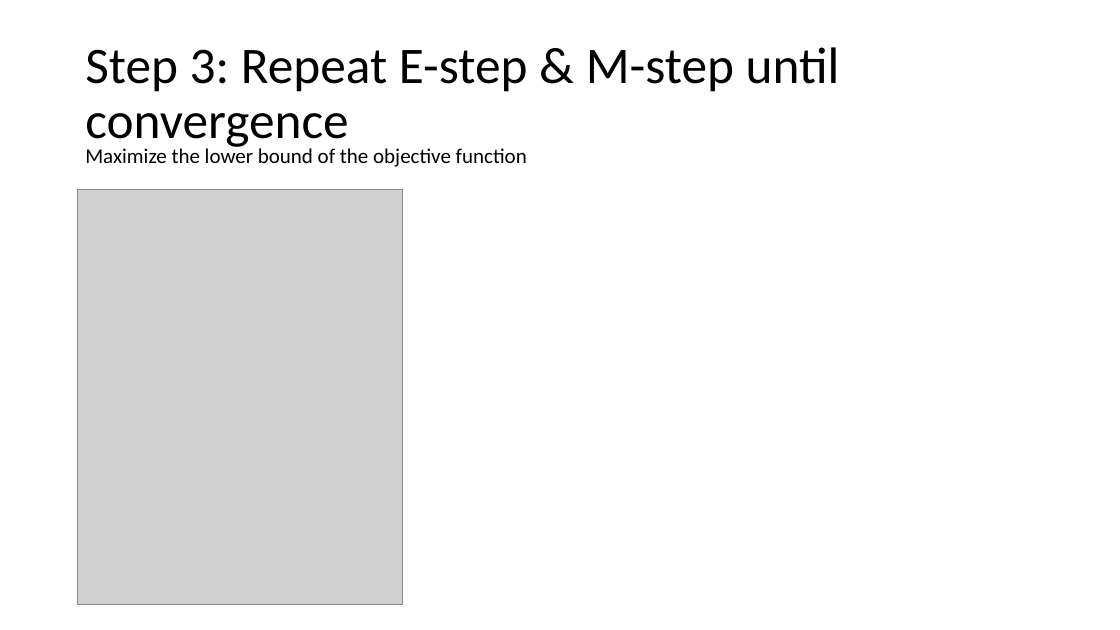
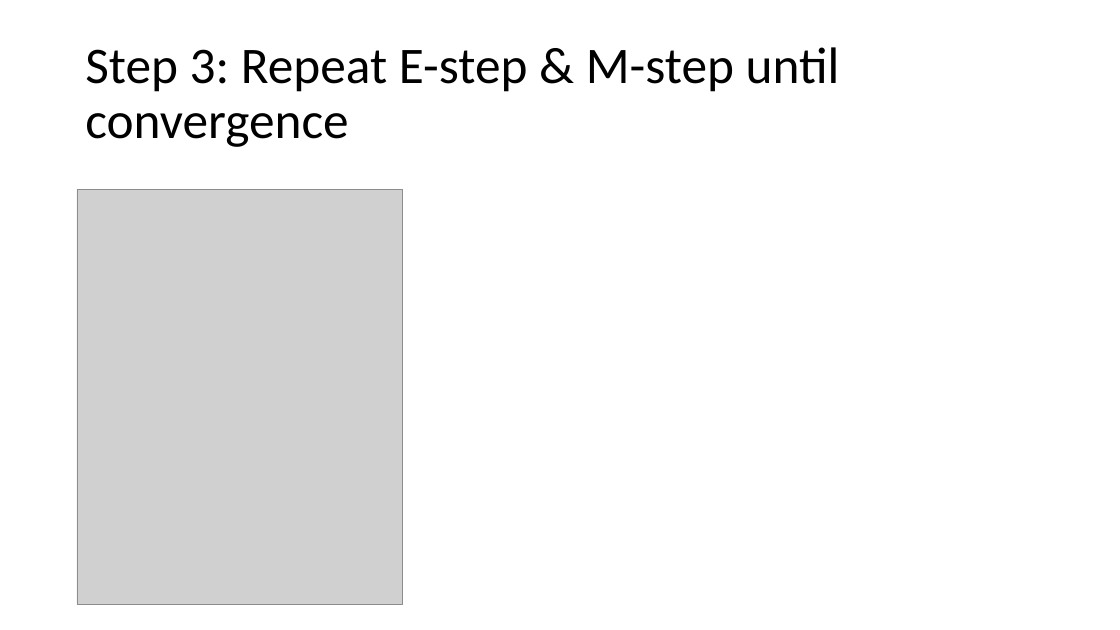
Before and after one commit to khanhnguyendata/ngram, a slide deck: slide 29 of ngram_model_khanh.pptx (slide 30 before the commit). Drawn at 1120x630 pixels with LibreOffice and Linux fonts; fonts in the diff are those of the drawing; grey boxes stand for pictures. Boxes give left, top, right and bottom in pixels: in the first picture for what was removed or moved away, otherwise in the second. Text is boxed around its words. In the diff, an @@ line names an element or a change of style, - is before the commit and + after.

```diff
--- a/ngram_model_khanh.pptx
+++ b/ngram_model_khanh.pptx
@@ text removed at (85, 145, 527, 167) @@
-Maximize the lower bound of the objective function
```
Also in this commit, not shown: 11 other slides changed, 1 slide removed, 2 other files.
